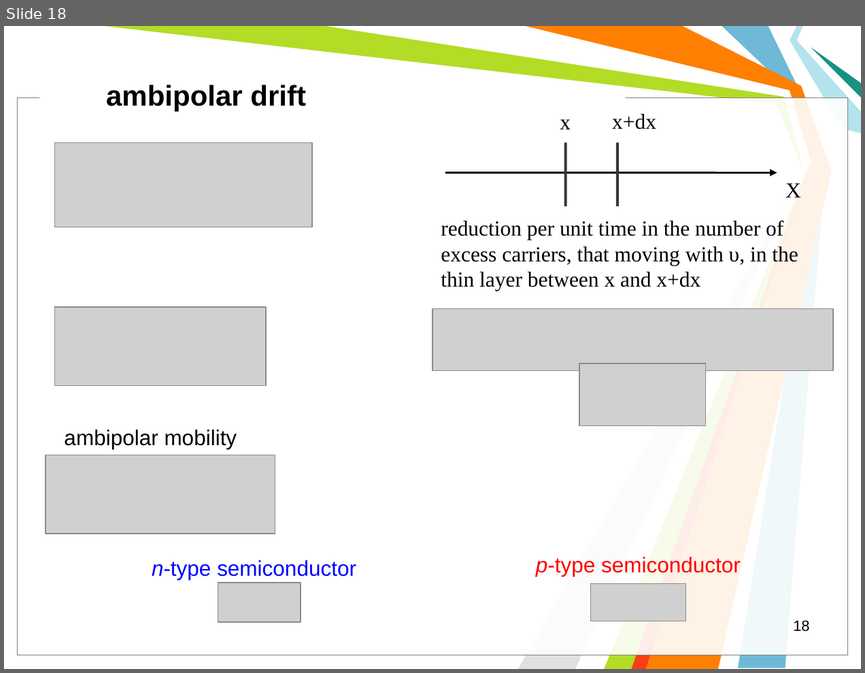
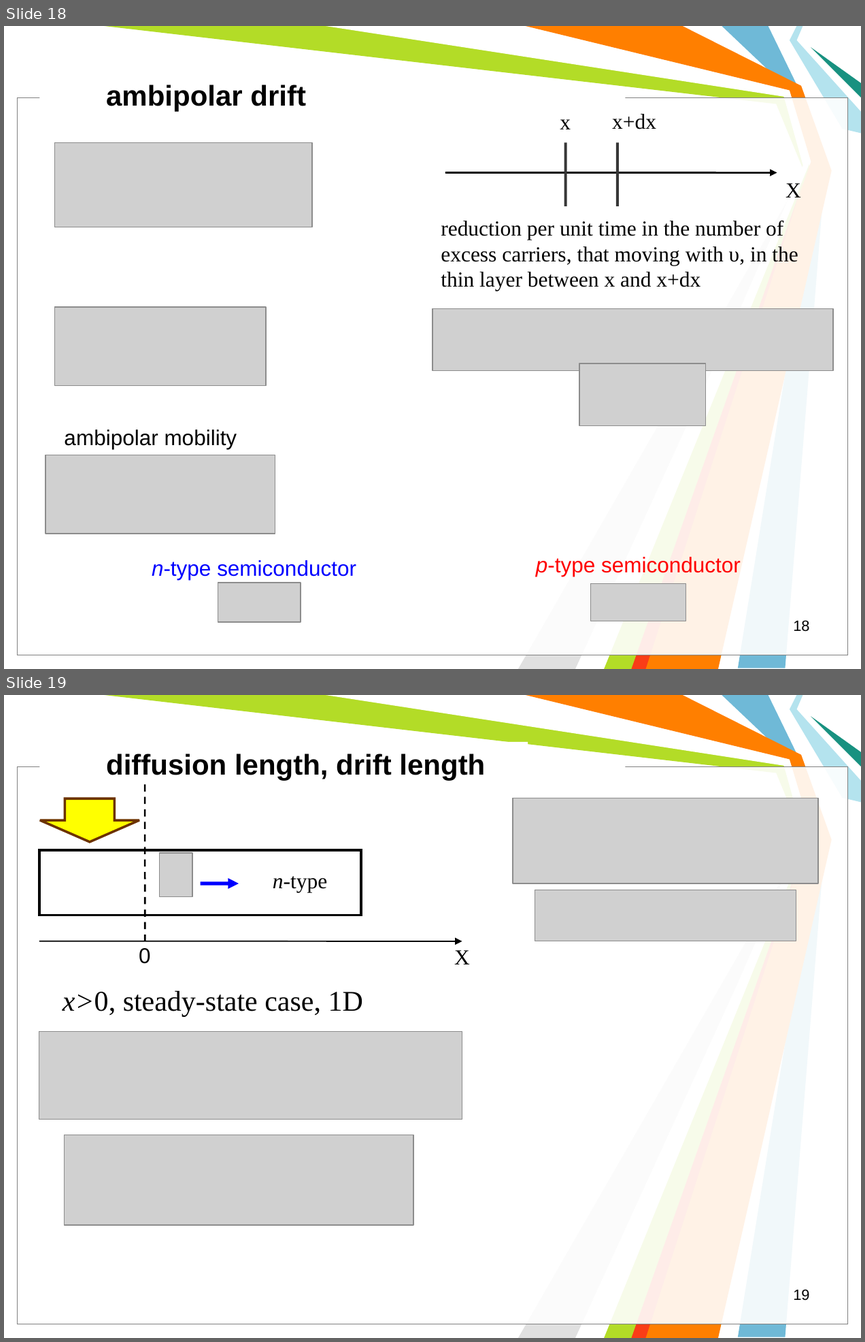
Before and after one commit to l432/NMK, a slide deck: Lecture/Photovoltaics/Photovoltaics2.ppt. Shown one above the other, each under a label of ours: slide 18 before the commit, slides 18 and 19 after it. The pictures are 865x673 and 865x1342 pixels, drawn with LibreOffice and Linux fonts; fonts in the diff are those of the drawing; grey boxes stand for pictures; background and template pictures are left out. Boxes give left, top, right and bottom in pixels: in the first picture for what was removed or moved away, otherwise in the second. Text is boxed around its words. In the diff, an @@ line names an element or a change of style, - is before the commit and + after.

```diff
--- a/Lecture/Photovoltaics/Photovoltaics2.ppt
+++ b/Lecture/Photovoltaics/Photovoltaics2.ppt
@@ slide 19 added at [4, 695, 861, 1338], background #FFFFFF; not listed: 11 template elements that a slide beside it also shows @@
@@ text added at [106, 753, 485, 780], 24 pt, text #000000, bold @@
+diffusion length, drift length
@@ line added from (145, 784) to (145, 941), #000000 1.5 pt dashed @@
@@ down arrow added at [40, 798, 139, 843], fill #FFFF00, outline #6C3200 2.01 pt @@
@@ picture added at [513, 798, 818, 883] @@
@@ rectangle added at [39, 850, 361, 915], outline #000000 2.01 pt @@
@@ picture added at [160, 853, 192, 896] @@
@@ text added at [273, 876, 327, 892], 18 pt, text #000000 @@
+n-type
@@ arrow added from (201, 883) to (239, 883), #0000FF 3 pt @@
@@ picture added at [534, 889, 796, 941] @@
@@ arrow added from (39, 941) to (462, 941), #000000 0.99 pt @@
@@ text added at [139, 948, 151, 964], 18 pt, text #000000 @@
+0
@@ text added at [454, 950, 470, 964], 18 pt, text #000000 @@
+X
@@ text added at [62, 991, 363, 1017], 24 pt, text #000000 @@
+x>0, steady-state case, 1D
@@ picture added at [39, 1032, 462, 1119] @@
@@ picture added at [64, 1134, 413, 1225] @@
@@ page number added at [793, 1289, 809, 1300], 12.5 pt, text #000000 @@
+19
```
Also in this commit, not shown: 3 other slides added, 1 slide removed.
